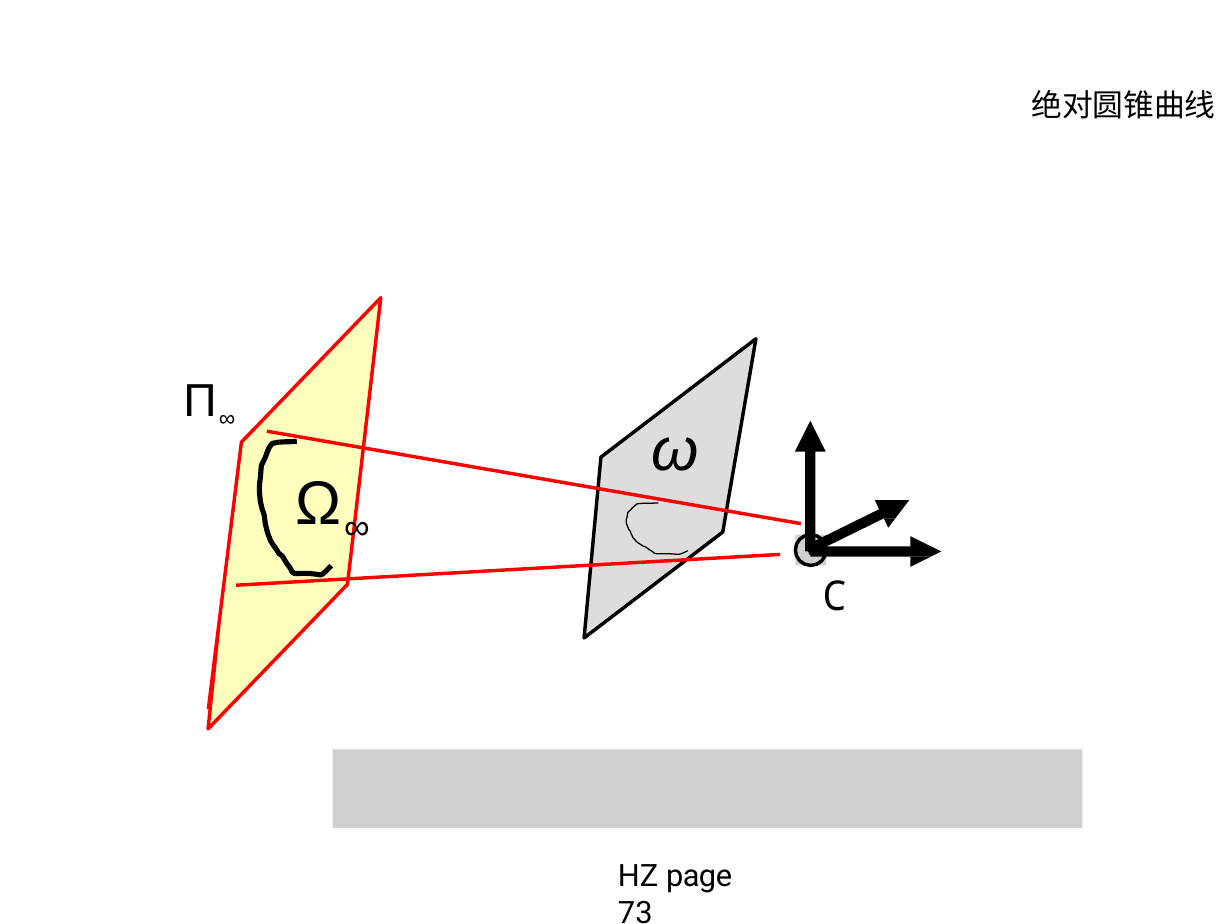
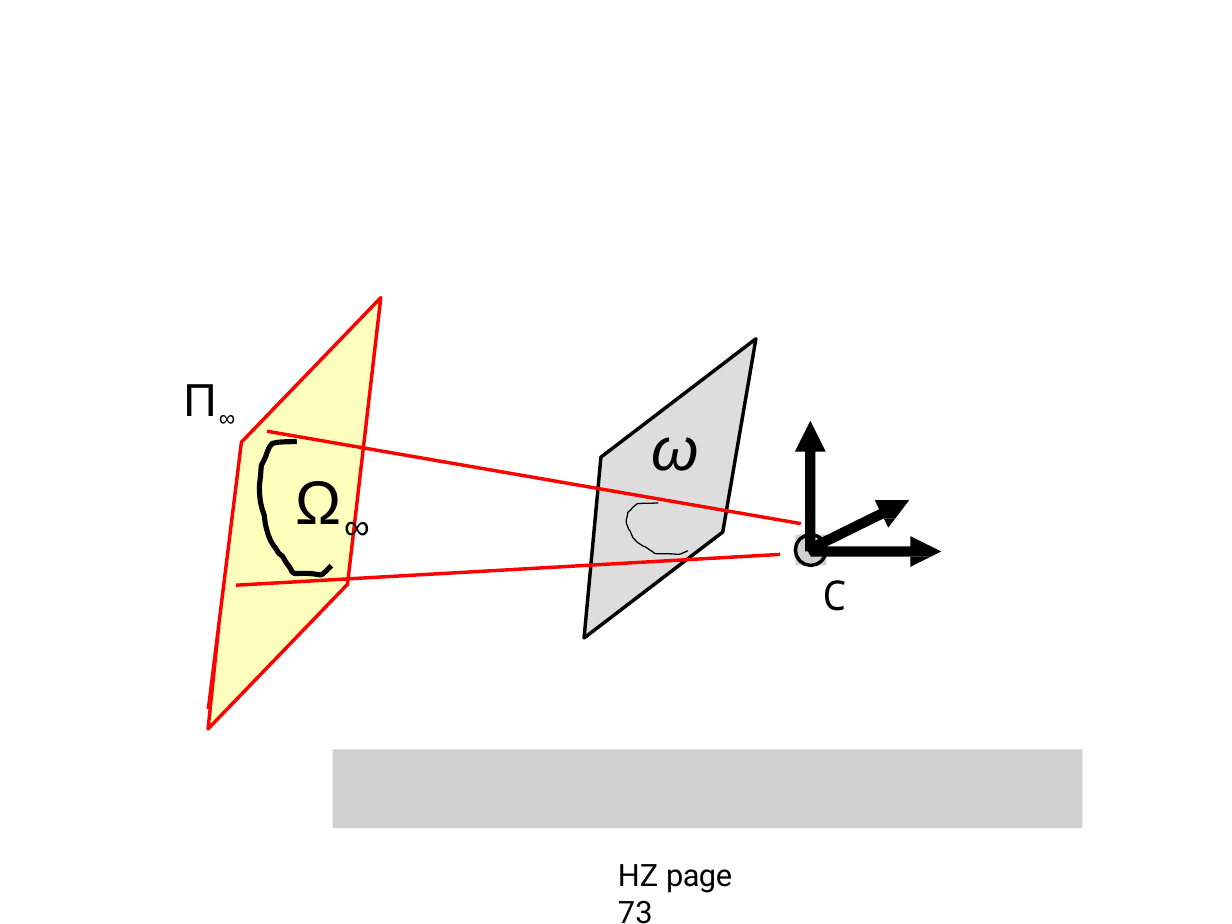
Before and after one commit to evenhax/translation_and_refining_for_cs231a, a slide deck: slide 34 of PPT231a_trans_and_refine/中文矫正版/lecture4_single_view_metrology .pptx. Drawn at 1232x924 pixels with LibreOffice and Linux fonts; fonts in the diff are those of the drawing; grey boxes stand for pictures. Boxes give left, top, right and bottom in pixels: in the first picture for what was removed or moved away, otherwise in the second. Text is boxed around its words. In the diff, an @@ line names an element or a change of style, - is before the commit and + after.

```diff
--- a/PPT231a_trans_and_refine/中文矫正版/lecture4_single_view_metrology .pptx
+++ b/PPT231a_trans_and_refine/中文矫正版/lecture4_single_view_metrology .pptx
@@ text removed at [1031,90,1215,119] @@
-绝对圆锥曲线
```
Also in this commit, not shown: 14 other slides changed, 2 slides removed, 5 other files.
